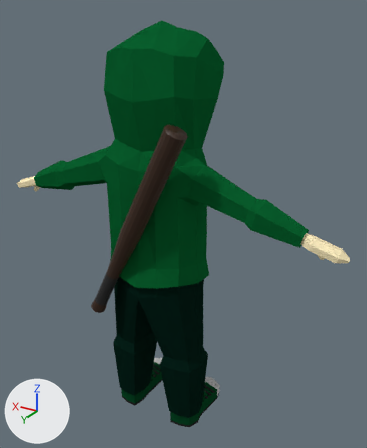
The Blender file Characters/Character/Boy_Green.blend as it was, and as the next commit left it.
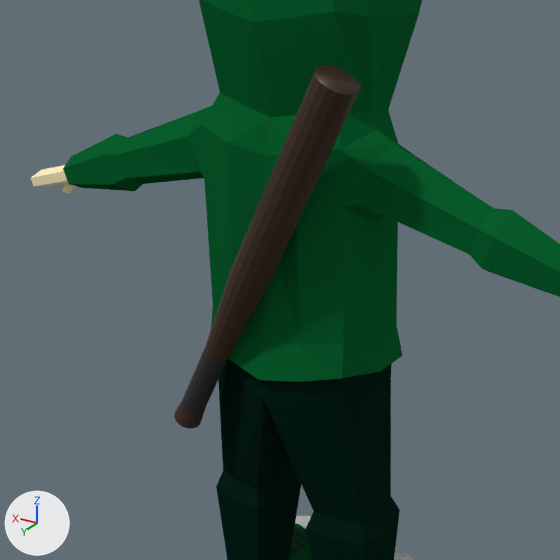
Each version is shown whole from a 50 mm camera at (-1.061, 1.632, 1.734) aimed at (-0.063, -0.032, 0.902), then close up on the part from 0% to 79% of the width and 20% to 85% of the height. Lighting does not change. The marker at lower left points along +X, +Y and +Z.
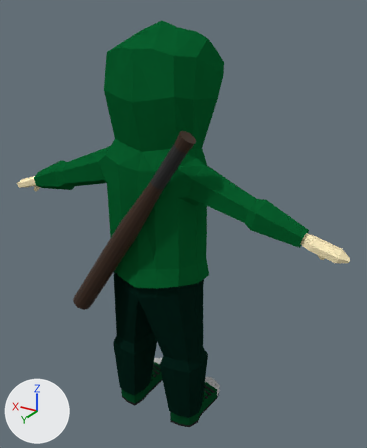
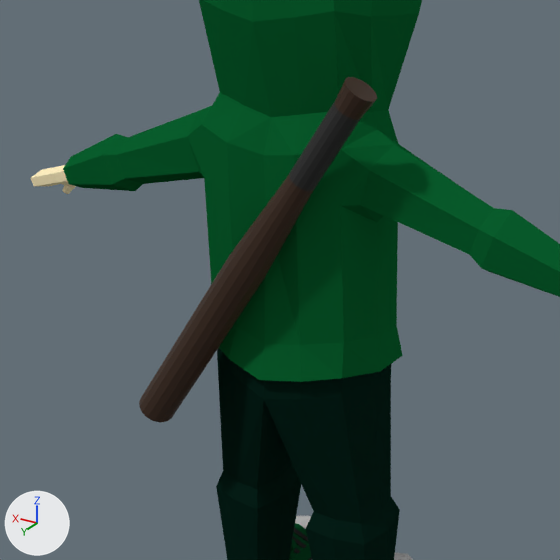
Pixel boxes [x1, y1, x2, y2] of what changed, in the close-ups (560 x 560 px):
'Cylinder', moved, turned
    before: [174, 66, 360, 429]
    after: [139, 77, 377, 423]

The change, as a list of edits to the scene's bpy script:
```text
Change ob_cylinder:
    ob_cylinder.location: (0.11, 0.227, 0.745) -> (-0.109, 0.227, 1.153)
    ob_cylinder.rotation_euler: (0.0669, -0.472, -0.232) -> (3.236, 0.571, -2.896)  # degrees (3.8, -27, -13) -> degrees (185, 33, -166)
```
